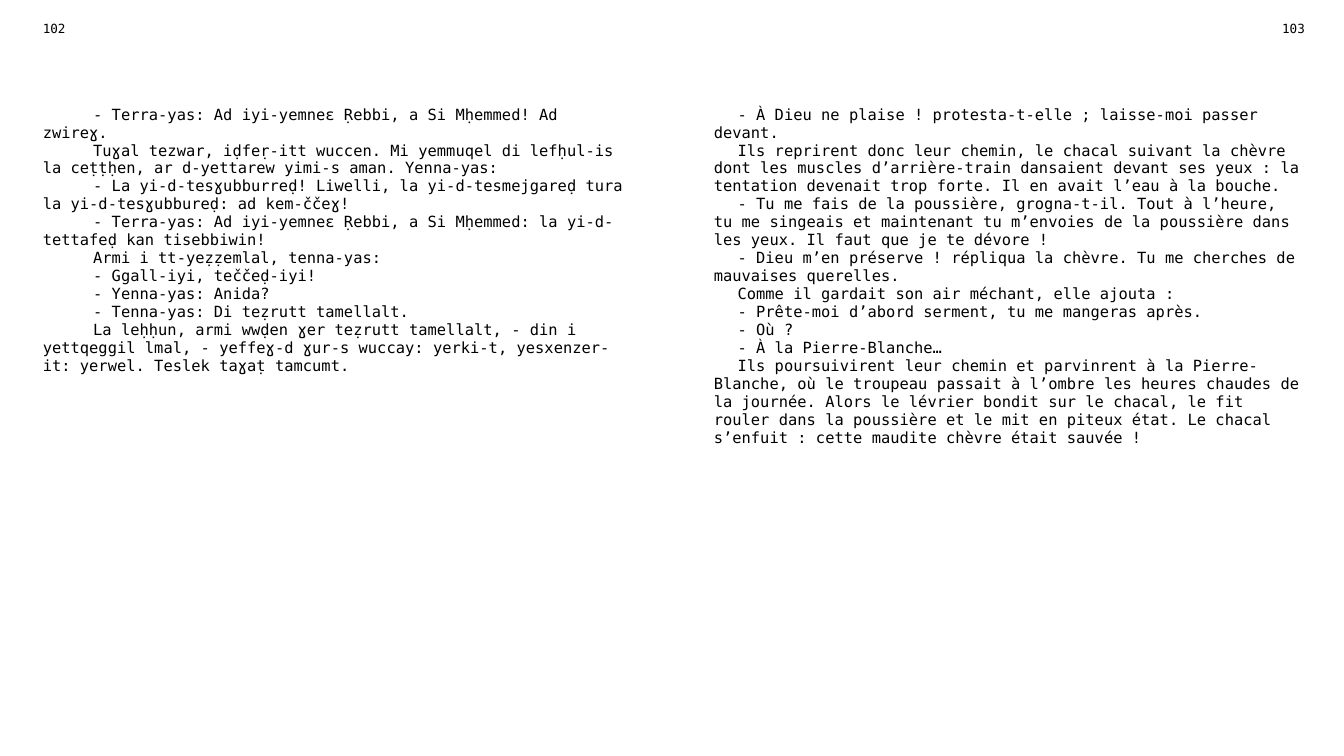
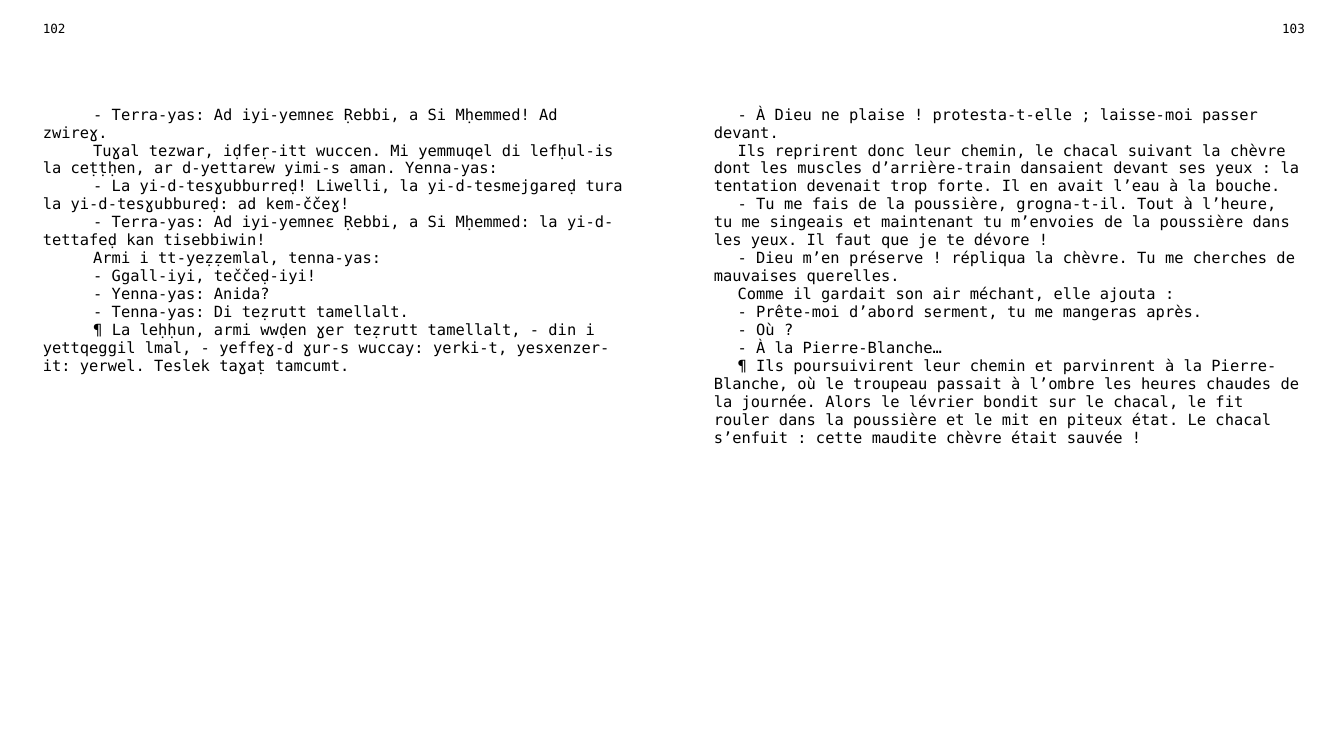
Before and after one commit to sferhah/tamacahut_n_wuccen, a slide deck: slide 47 of Uccen.ConsoleApp/uccen.pptx. Drawn at 1344x756 pixels with LibreOffice and Linux fonts; fonts in the diff are those of the drawing. Boxes give left, top, right and bottom in pixels: in the first picture for what was removed or moved away, otherwise in the second. Text is boxed around its words. In the diff, an @@ line names an element or a change of style, - is before the commit and + after.

```diff
--- a/Uccen.ConsoleApp/uccen.pptx
+++ b/Uccen.ConsoleApp/uccen.pptx
@@ table at [32,16,1315,729] @@
-row 3, column 1: - Terra-yas: Ad iyi-yemneɛ Ṛebbi, a Si Mḥemmed! Ad zwireɣ. / Tuɣal tezwar, iḍfeṛ-itt wuccen. Mi yemmuqel di lefḥul-is la ceṭṭḥen, ar d-yettarew yimi-s aman. Yenna-yas: / - La yi-d-tesɣubburreḍ! Liwelli, la yi-d-tesmejgareḍ tura la yi-d-tesɣubbureḍ: ad kem-ččeɣ! / - Terra-yas: Ad iyi-yemneɛ Ṛebbi, a Si Mḥemmed: la yi-d-tettafeḍ kan tisebbiwin! / Armi i tt-yeẓẓemlal, tenna-yas: / - Ggall-iyi, teččeḍ-iyi! / - Yenna-yas: Anida? / - Tenna-yas: Di teẓrutt tamellalt. / La leḥḥun, armi wwḍen ɣer teẓrutt tamellalt, - din i yettqeggil lmal, - yeffeɣ-d ɣur-s wuccay: yerki-t, yesxenzer-it: yerwel. Teslek taɣaṭ tamcumt.
+row 3, column 1: - Terra-yas: Ad iyi-yemneɛ Ṛebbi, a Si Mḥemmed! Ad zwireɣ. / Tuɣal tezwar, iḍfeṛ-itt wuccen. Mi yemmuqel di lefḥul-is la ceṭṭḥen, ar d-yettarew yimi-s aman. Yenna-yas: / - La yi-d-tesɣubburreḍ! Liwelli, la yi-d-tesmejgareḍ tura la yi-d-tesɣubbureḍ: ad kem-ččeɣ! / - Terra-yas: Ad iyi-yemneɛ Ṛebbi, a Si Mḥemmed: la yi-d-tettafeḍ kan tisebbiwin! / Armi i tt-yeẓẓemlal, tenna-yas: / - Ggall-iyi, teččeḍ-iyi! / - Yenna-yas: Anida? / - Tenna-yas: Di teẓrutt tamellalt. / ¶ La leḥḥun, armi wwḍen ɣer teẓrutt tamellalt, - din i yettqeggil lmal, - yeffeɣ-d ɣur-s wuccay: yerki-t, yesxenzer-it: yerwel. Teslek taɣaṭ tamcumt.
-row 3, column 3: - À Dieu ne plaise ! protesta-t-elle ; laisse-moi passer devant. / Ils reprirent donc leur chemin, le chacal suivant la chèvre dont les muscles d’arrière-train dansaient devant ses yeux : la tentation devenait trop forte. Il en avait l’eau à la bouche. / - Tu me fais de la poussière, grogna-t-il. Tout à l’heure, tu me singeais et maintenant tu m’envoies de la poussière dans les yeux. Il faut que je te dévore ! / - Dieu m’en préserve ! répliqua la chèvre. Tu me cherches de mauvaises querelles. / Comme il gardait son air méchant, elle ajouta : / - Prête-moi d’abord serment, tu me mangeras après. / - Où ? / - À la Pierre-Blanche… / Ils poursuivirent leur chemin et parvinrent à la Pierre-Blanche, où le troupeau passait à l’ombre les heures chaudes de la journée. Alors le lévrier bondit sur le chacal, le fit rouler dans la poussière et le mit en piteux état. Le chacal s’enfuit : cette maudite chèvre était sauvée !
+row 3, column 3: - À Dieu ne plaise ! protesta-t-elle ; laisse-moi passer devant. / Ils reprirent donc leur chemin, le chacal suivant la chèvre dont les muscles d’arrière-train dansaient devant ses yeux : la tentation devenait trop forte. Il en avait l’eau à la bouche. / - Tu me fais de la poussière, grogna-t-il. Tout à l’heure, tu me singeais et maintenant tu m’envoies de la poussière dans les yeux. Il faut que je te dévore ! / - Dieu m’en préserve ! répliqua la chèvre. Tu me cherches de mauvaises querelles. / Comme il gardait son air méchant, elle ajouta : / - Prête-moi d’abord serment, tu me mangeras après. / - Où ? / - À la Pierre-Blanche… / ¶ Ils poursuivirent leur chemin et parvinrent à la Pierre-Blanche, où le troupeau passait à l’ombre les heures chaudes de la journée. Alors le lévrier bondit sur le chacal, le fit rouler dans la poussière et le mit en piteux état. Le chacal s’enfuit : cette maudite chèvre était sauvée !
```
Also in this commit, not shown: 14 other slides changed, 3 other files.
